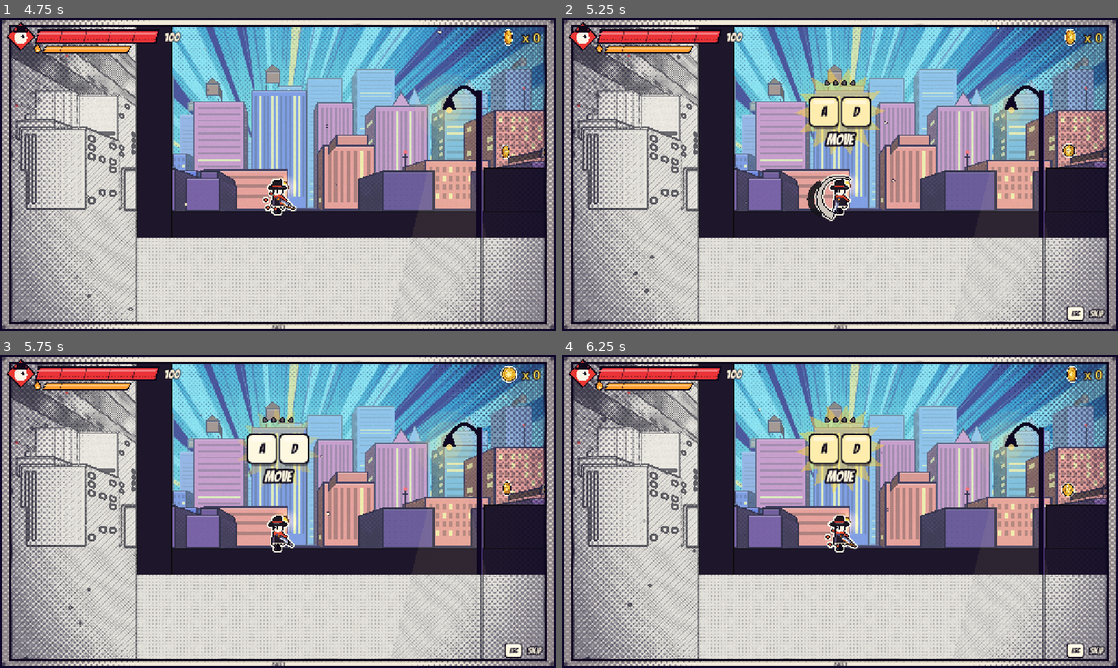
Above: before the commit, frames 1-4 (two rows, left to right).
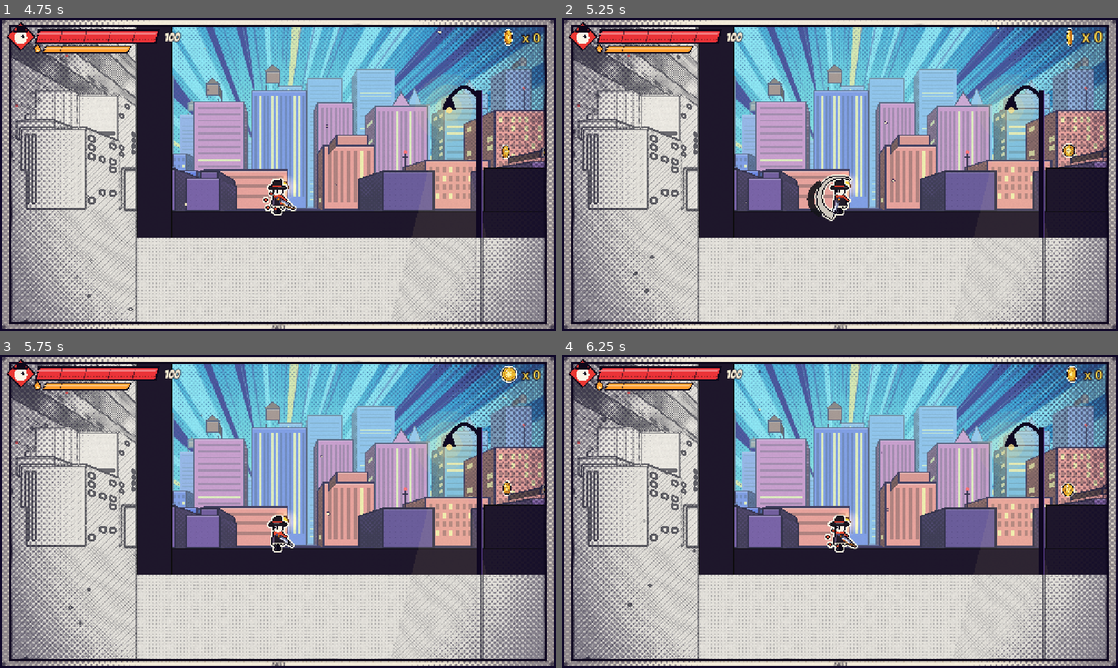
Above: after the commit, the same moments.

Repository: Ridhim-mittal/temp_game_jam
Game: Godot game, scene res://scenes/ui/main_menu.tscn
Same seed, same stepped clock (60 frames per second), same inputs: the game is played once before the commit and once after it.
Inputs (mouse positions are in pixels of both pictures, inside the frame that each line leads up to):
- Up to frame 1 (4.75 s): tap Enter (ui_accept) at 0.5 s; move the mouse to (400, 158) at 0.52 s; hold D (move_right) 0.53-1.25 s; tap Keypad Enter at 0.6, 2.3, 3.8 s; click (400, 158) at 0.67 s; tap Space (jump) at 0.77, 1.07, 3.77, 4.07 s; drag from (166, 190) to (250, 237) at 1.27 s; move the mouse to (333, 105) at 2.02 s; hold D (move_right) 2.03-2.75 s; tap Shift (dash) at 2.1 s; drag from (250, 237) to (433, 152) at 2.77 s; move the mouse to (444, 221) at 3.52 s; hold A (move_left) 3.53-4.25 s; hold F (heal) 3.53-4.25 s; tap R (restart) at 4.15 s; drag from (111, 127) to (272, 202) at 4.27 s
- Up to frame 2 (5.25 s): move the mouse to (867, 174) at 5.02 s; hold S (down) from 5.03 s (still down); tap Keypad Enter at 5.1 s; click (867, 174) at 5.17 s
- Up to frame 3 (5.75 s): keep holding S (down)
- Up to frame 4 (6.25 s): release S (down) at 5.75 s; drag from (756, 433) to (728, 527) at 5.77 s

Frame 1 is identical in both runs. In frame 2, 2.8% of the frame differs, in the area x 41-98%, y 3-98%; in frame 3, 2.4%; in frame 4, 2.7%.

Commit message:
Tutorial: Enter skips it (was Esc)
Enter skips the controls tutorial and the hint shows ENTER; Esc now always
opens the pause screen, even while a tutorial step is up.

Co-Authored-By: Claude Opus 5.5 <noreply@anthropic.com>
Claude-Session: https://claude.ai/code/session_01QmC6giyVonwCqVxiteThqK

Diff:
--- a/scripts/ui/tutorial.gd
+++ b/scripts/ui/tutorial.gd
@@ -5,7 +5,7 @@
 ## Heal, the 2D ink wave) pop up on their own the first time they're useful.
 ##
 ## Every step is remembered in Profile, so each one plays only once (a
-## restart picks up where it left off); Esc skips the rest of the mode and
+## restart picks up where it left off); Enter skips the rest of the mode and
 ## Settings -> Tutorials plays them all again. While the basics run, the
 ## level's "Controls" hint line is hidden.
 ##
@@ -141,7 +141,7 @@
 		_pad = false
 	if _current.is_empty() or _alpha < 0.5 or get_tree().paused:
 		return
-	var skip: bool = (event is InputEventKey and event.pressed and not event.echo and event.physical_keycode == KEY_ESCAPE) \
+	var skip: bool = (event is InputEventKey and event.pressed and not event.echo and event.physical_keycode in [KEY_ENTER, KEY_KP_ENTER]) \
 		or (event is InputEventJoypadButton and event.pressed and event.button_index == JOY_BUTTON_BACK)
 	if skip:
 		get_viewport().set_input_as_handled()  # skip, don't pause / leave
@@ -356,7 +356,7 @@
 	var sk := Vector2(size.x - 34, size.y - (100.0 if hint_up else 40.0))
 	_text(sk + Vector2(0, 8), "SKIP", 22, Color(PAPER, 0.9 * a), a, false, true)
 	var sw := FONT.get_string_size("SKIP", HORIZONTAL_ALIGNMENT_LEFT, -1, 22).x
-	var key := "BACK" if _pad else "ESC"
+	var key := "BACK" if _pad else "ENTER"
 	_cap(sk - Vector2(sw + 14 + _key_w(key, 30.0) * 0.5, 0), key, 30.0, 0.0, false, a)
 
 
Not shown, changed: CLAUDE.md
